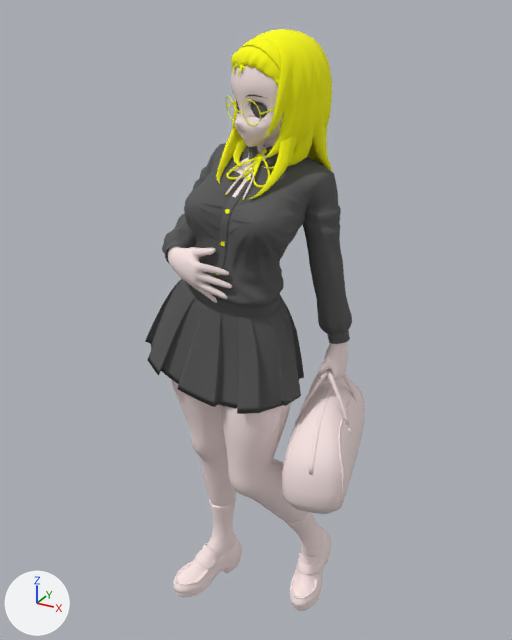
Renders of the OBJ model Resources/models/2.obj from each side of a commit.
Both versions are drawn from a 50 mm camera at (6.41, -11.54, 13.49) aimed at (-0.16, 0.4, 7.52). Every picture has the same lights, and +X, +Y and +Z are marked at lower left. Where no turn or scale is listed for an object, it has been applied to the vertices.
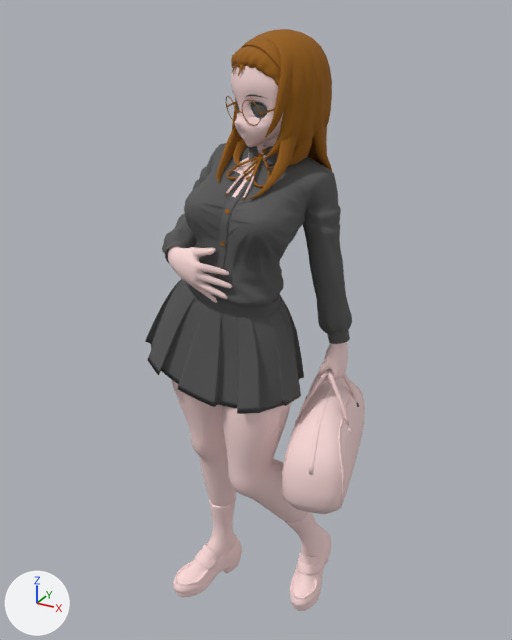
The change, as a diff of the scene's bpy script:
```diff
--- a/Resources/models/2.obj.py
+++ b/Resources/models/2.obj.py
@@ mat_hair @@
+mat_hair = principled_material('hair')
+mat_hair.base_color = (0.31, 0.11, 0.0)  # brown #975d00
+mat_hair.roughness = 0.874
@@ me_object3 @@
 me_object3.from_pydata(...)  # 7008 vertices, 6894 faces; spans x -0.71..1.3, y -1.26..1.26, z 9.07..13.17
-me_object3.materials.append(mat_flat_green)  # yellow #ffff00
+me_object3.materials.append(mat_hair)  # brown #975d00
```

What differs and where, as boxes [x1, y1, x2, y2] in the pictures (512 x 640 px):
'object3', recoloured (yellow to brown): [216, 29, 332, 275] in both
